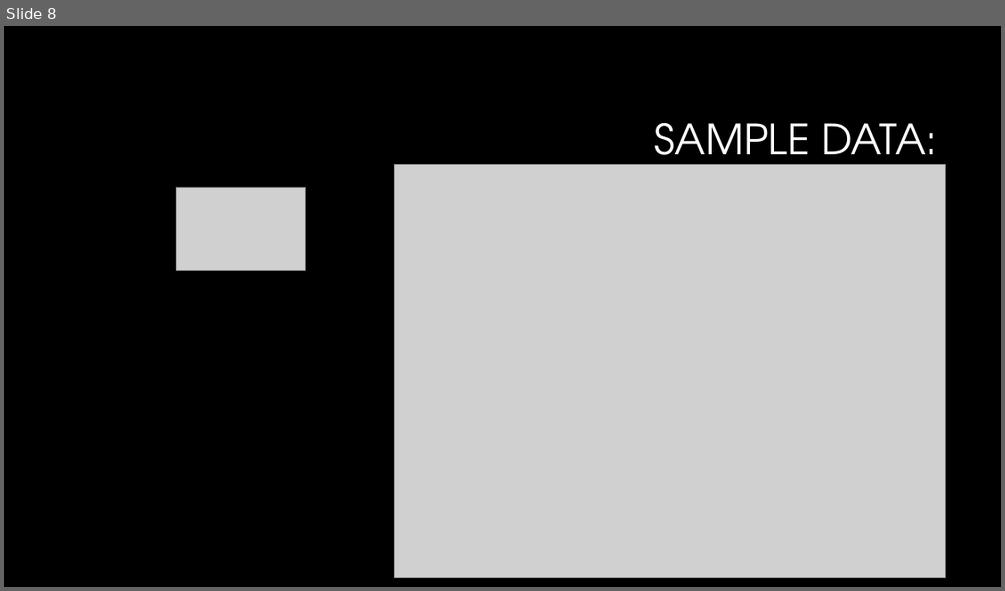
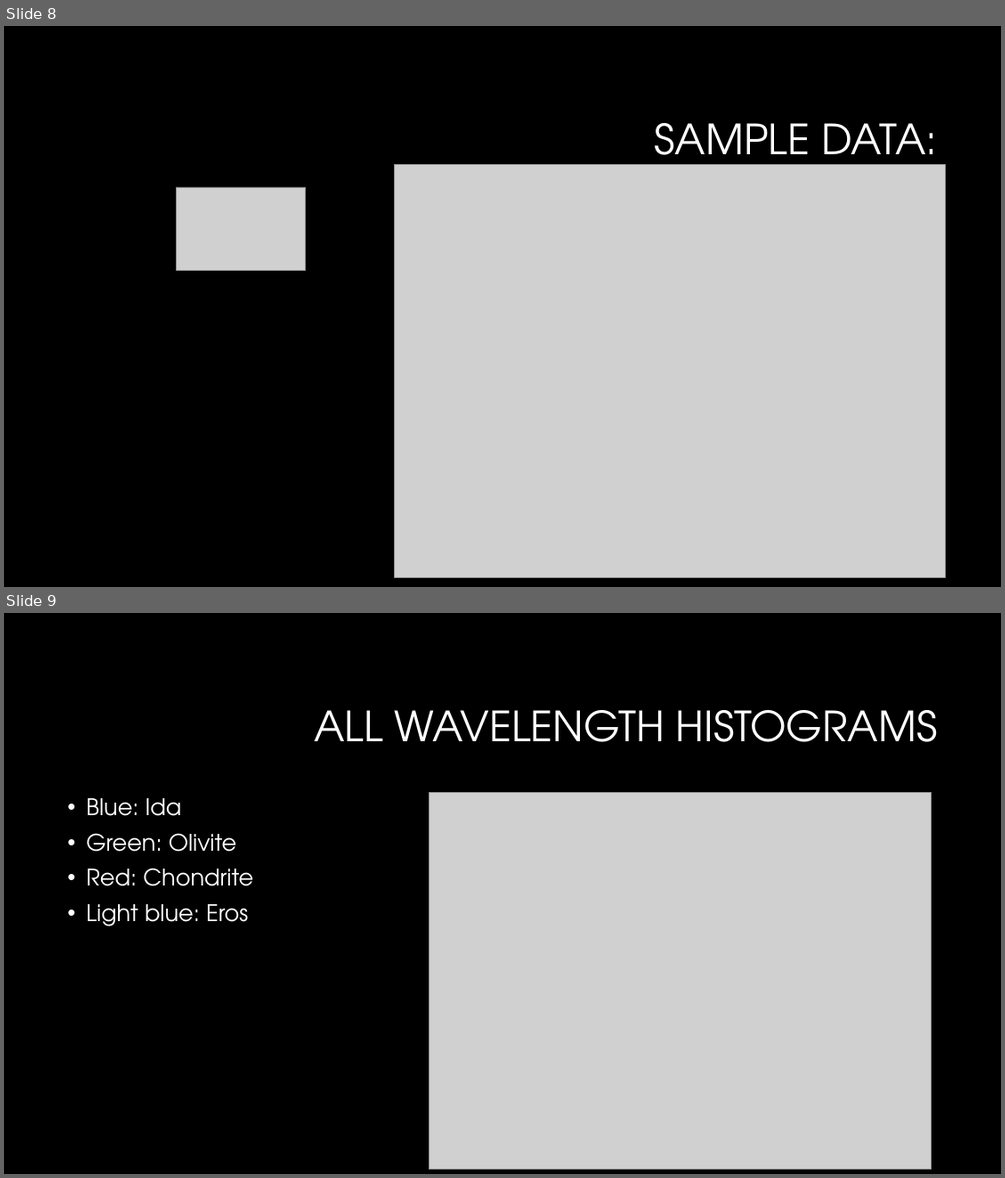
Before and after one commit to swacad/Asteroid_Mining, a slide deck: AsteroidMining.pptx. Shown one above the other, each under a label of ours: slide 8 before the commit, slides 8 and 9 after it. The pictures are 1005x591 and 1005x1178 pixels, drawn with LibreOffice and Linux fonts; fonts in the diff are those of the drawing; grey boxes stand for pictures; background and template pictures are left out. Boxes give left, top, right and bottom in pixels: in the first picture for what was removed or moved away, otherwise in the second. Text is boxed around its words. In the diff, an @@ line names an element or a change of style, - is before the commit and + after.

```diff
--- a/AsteroidMining.pptx
+++ b/AsteroidMining.pptx
@@ slide 9 added at bbox=[4, 613, 1001, 1174], background #000000 @@
@@ title added at bbox=[314, 710, 938, 742], 40 pt, text #FFFFFF @@
+ALL WAVELENGTH HISTOGRAMS
@@ text added at bbox=[86, 798, 253, 926], 22 pt, text #FFFFFF @@
+• Blue: Ida
+• Green: Olivite
+• Red: Chondrite
+• Light blue: Eros
@@ picture added at bbox=[429, 793, 931, 1168] @@
```
Also in this commit, not shown: 12 other files.
